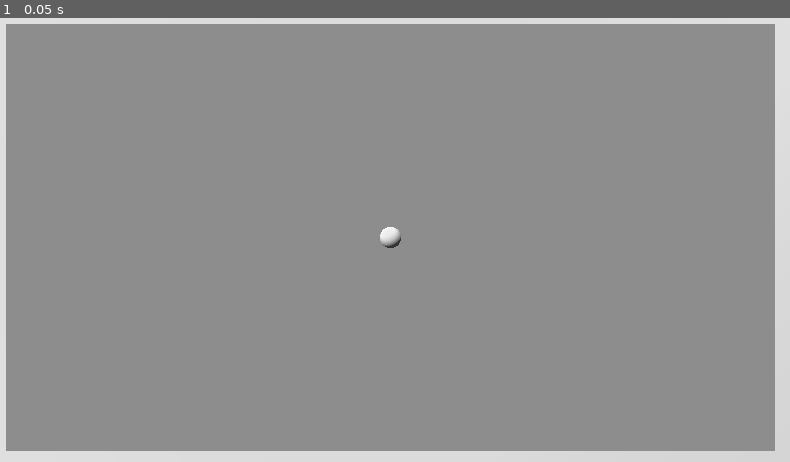
Above: before the commit, frame 1.
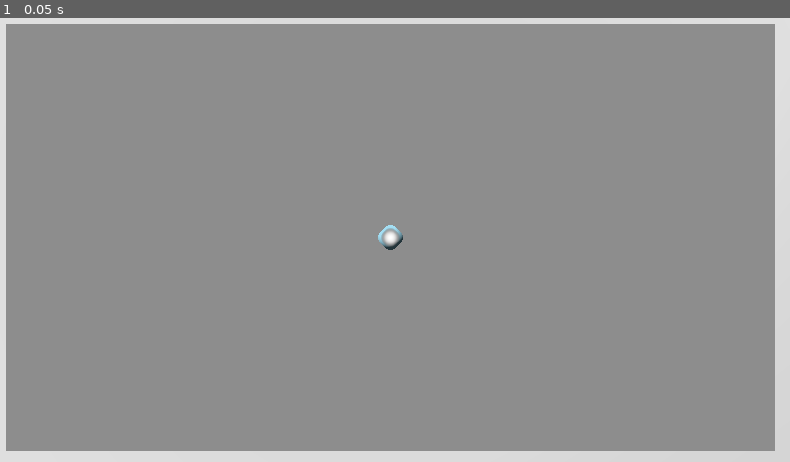
Above: after the commit, the same moment.

Repository: Ultimo-Momento-Responsable/GGJ2025
Game: Godot game, scene res://scenes/arena_base.tscn
Two runs of this game, one before a commit and one after it. Both use one fixed random seed, a clock stepped at 60 frames per second and the inputs below.
Inputs:
- Up to frame 1 (0.05 s): no input

The runs differ from the first frame. In frame 1, 0.1% of the frame differs, in the area x 47-52%, y 46-53%.

Commit message:
Update bubble.tscn

Diff:
--- a/scenes/game_objects/bubble.tscn
+++ b/scenes/game_objects/bubble.tscn
@@ -1,8 +1,28 @@
-[gd_scene load_steps=4 format=3 uid="uid://d1d5ot126tfxq"]
+[gd_scene load_steps=7 format=3 uid="uid://cdafg7k4x56gq"]
 
 [ext_resource type="Script" path="res://scripts/bubble.gd" id="1_rucui"]
+[ext_resource type="Shader" path="res://scenes/game_objects/bubble.gdshader" id="2_noukl"]
+
+[sub_resource type="StandardMaterial3D" id="StandardMaterial3D_lj0sk"]
+diffuse_mode = 3
+albedo_color = Color(0.536745, 0.780457, 1, 1)
+refraction_scale = 1.0
+detail_enabled = true
+detail_blend_mode = 1
+
+[sub_resource type="ShaderMaterial" id="ShaderMaterial_vfyjj"]
+render_priority = 0
+next_pass = SubResource("StandardMaterial3D_lj0sk")
+shader = ExtResource("2_noukl")
+shader_parameter/fuwafuwa_speed = 3.0
+shader_parameter/fuwafuwa_size = 0.1
+shader_parameter/outline_color = Color(0.550925, 0.783135, 0.864262, 1)
+shader_parameter/outline_ratio = 2.0
+shader_parameter/noise_speed = 1.0
+shader_parameter/noise_scale = 0.0
 
 [sub_resource type="SphereMesh" id="SphereMesh_4bwjl"]
+material = SubResource("ShaderMaterial_vfyjj")
 
 [sub_resource type="SphereShape3D" id="SphereShape3D_m5rrv"]
 
